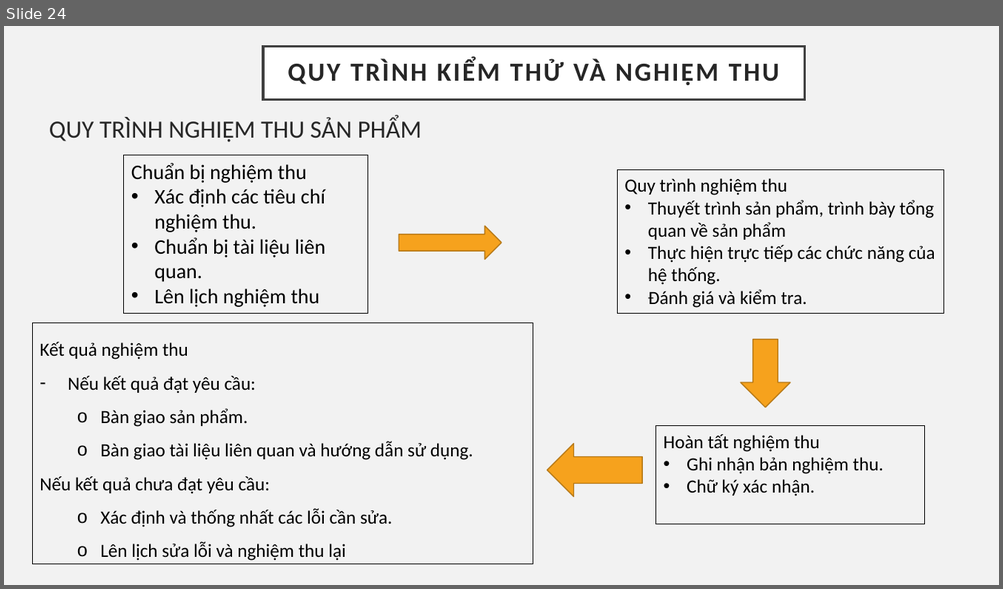
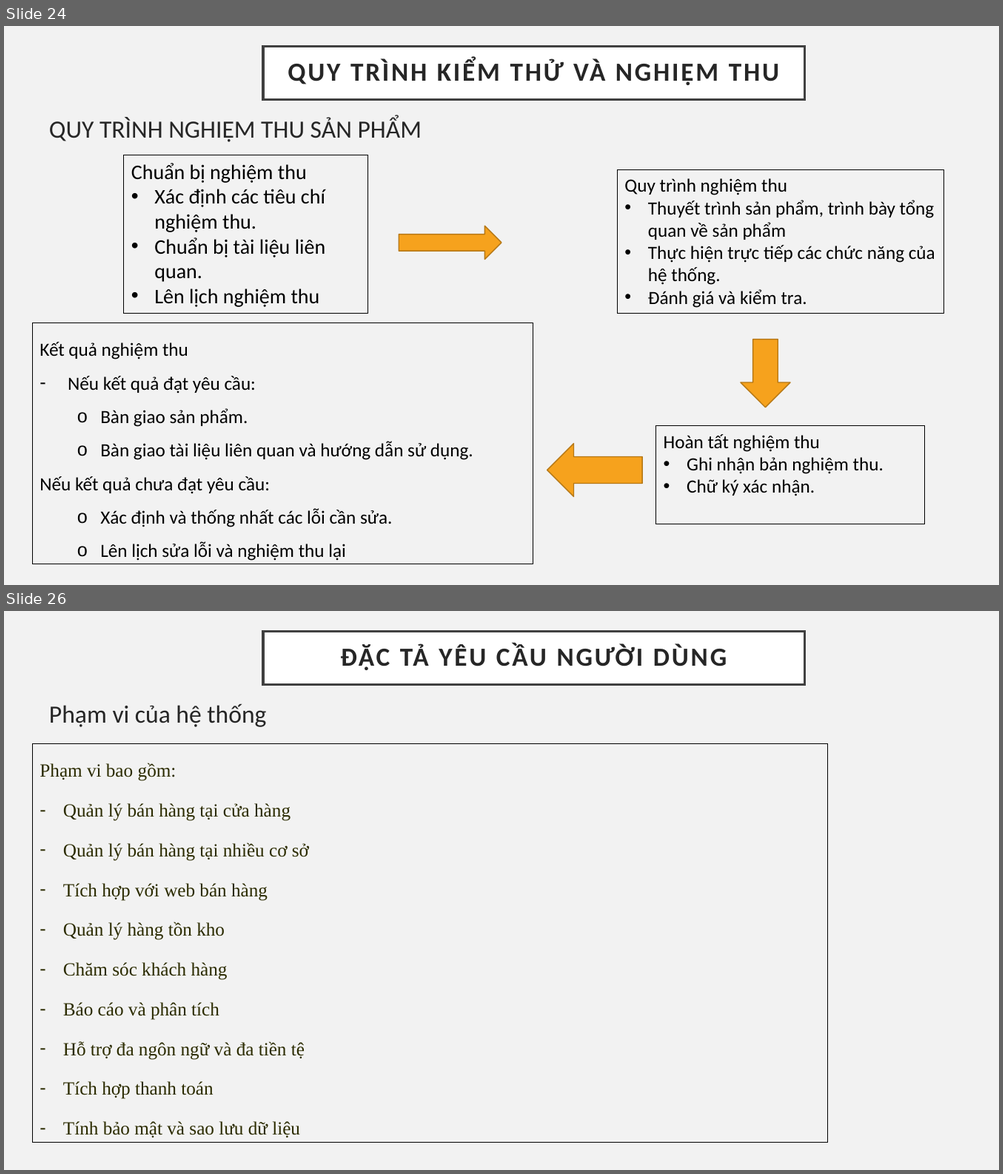
Before and after one commit to Tranngocphuc2003/BTL-CNPM, a slide deck: BTL Công nghệ phần mềm.pptx. Shown one above the other, each under a label of ours: slide 24 before the commit, slides 24 and 26 after it; the slides between them are not shown. The pictures are 1003x589 and 1003x1174 pixels, drawn with LibreOffice and Linux fonts; fonts in the diff are those of the drawing. Boxes give left, top, right and bottom in pixels: in the first picture for what was removed or moved away, otherwise in the second. Text is boxed around its words. In the diff, an @@ line names an element or a change of style, - is before the commit and + after.

```diff
--- a/BTL Công nghệ phần mềm.pptx
+++ b/BTL Công nghệ phần mềm.pptx
@@ slide 26 added at [4, 611, 999, 1170], background #F2F2F2 @@
@@ title added at [263, 631, 805, 684], fill #FFFFFF, outline #404040 2.5 pt, 25.2 pt, text #262626, bold @@
+ĐẶC TẢ YÊU CẦU NGƯỜI DÙNG
@@ text added at [49, 703, 266, 727], 24 pt, text #262626 @@
+Phạm vi của hệ thống
@@ rectangle added at [32, 743, 827, 1143], outline #000000 0.75 pt, 18 pt, text #2B2B00 @@
+Phạm vi bao gồm:
+– Quản lý bán hàng tại cửa hàng
+– Quản lý bán hàng tại nhiều cơ sở
+– Tích hợp với web bán hàng
+– Quản lý hàng tồn kho
+– Chăm sóc khách hàng
+– Báo cáo và phân tích
+– Hỗ trợ đa ngôn ngữ và đa tiền tệ
+– Tích hợp thanh toán
+– Tính bảo mật và sao lưu dữ liệu
```
Also in this commit, not shown: 26 other slides added, 2 other files.
